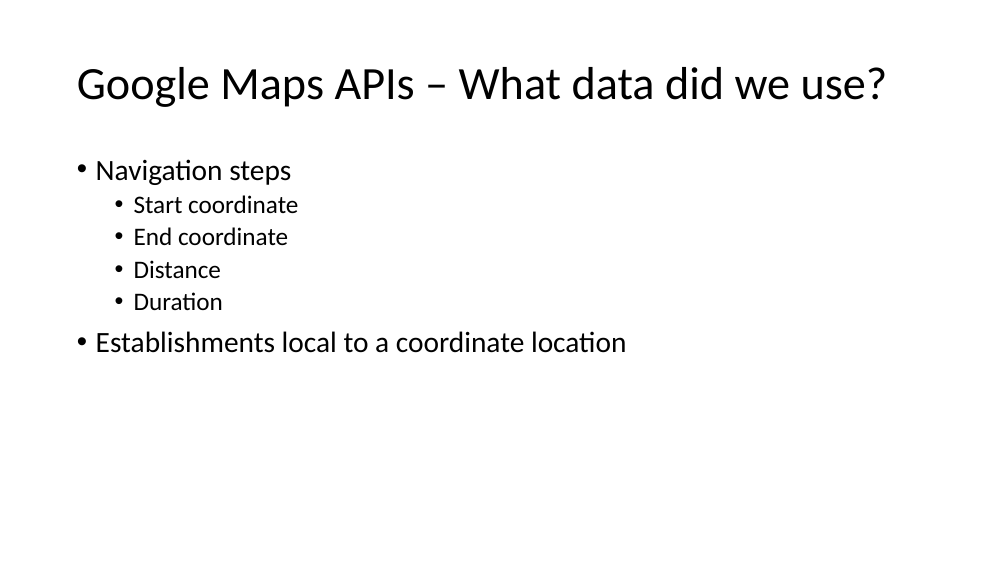
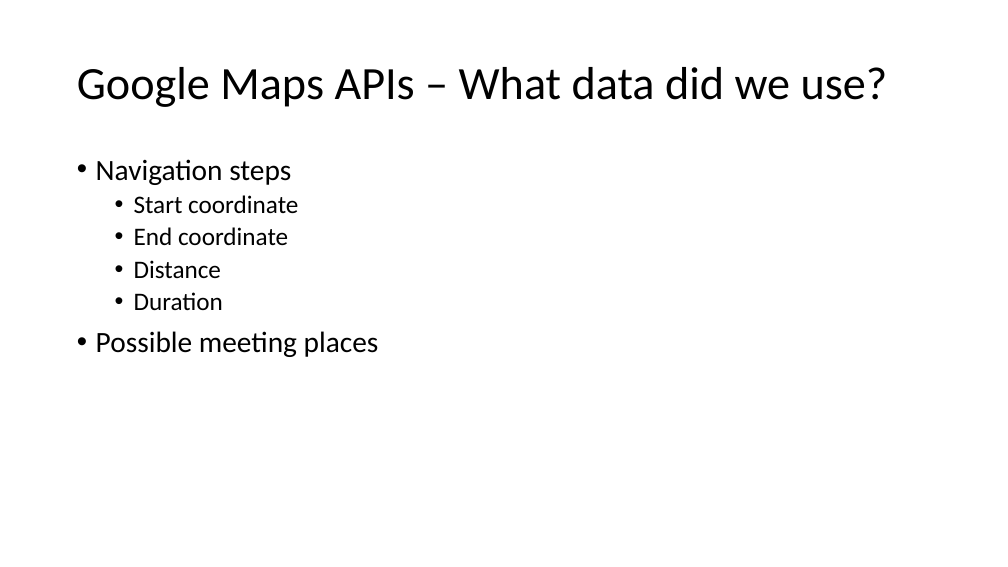
Before and after one commit to CoconutMage/CS211GroupProject, a slide deck: slide 2 of CS 211 Presentation.pptx. Drawn at 1008x567 pixels with LibreOffice and Linux fonts; fonts in the diff are those of the drawing; background and template pictures are left out. Boxes give left, top, right and bottom in pixels: in the first picture for what was removed or moved away, otherwise in the second. Text is boxed around its words. In the diff, an @@ line names an element or a change of style, - is before the commit and + after.

```diff
--- a/CS 211 Presentation.pptx
+++ b/CS 211 Presentation.pptx
@@ text at (96, 331, 379, 357): text changed @@
-• Establishments local to a coordinate location
+• Possible meeting places
```
Also in this commit, not shown: 3 slides added.
